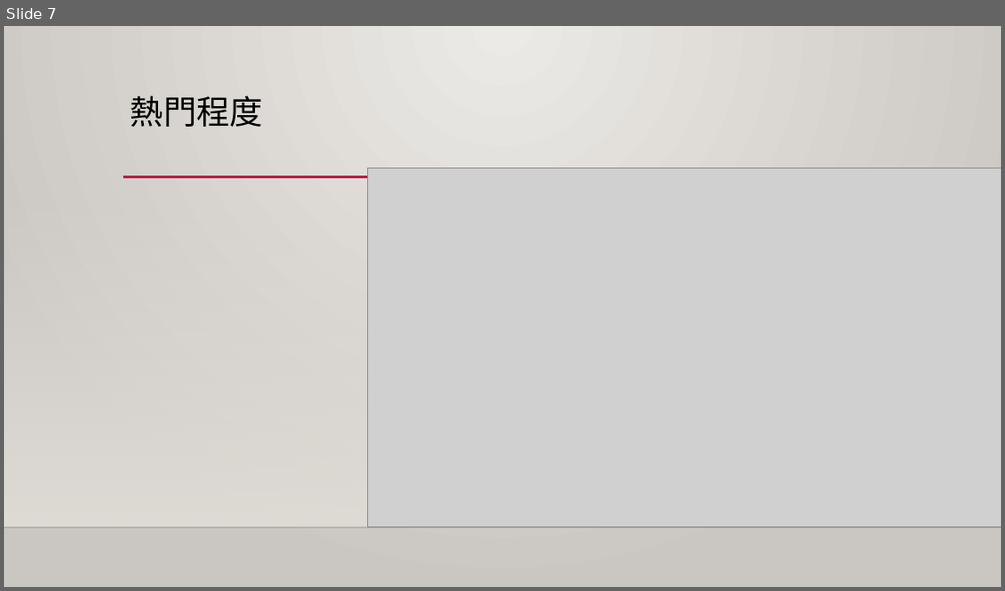
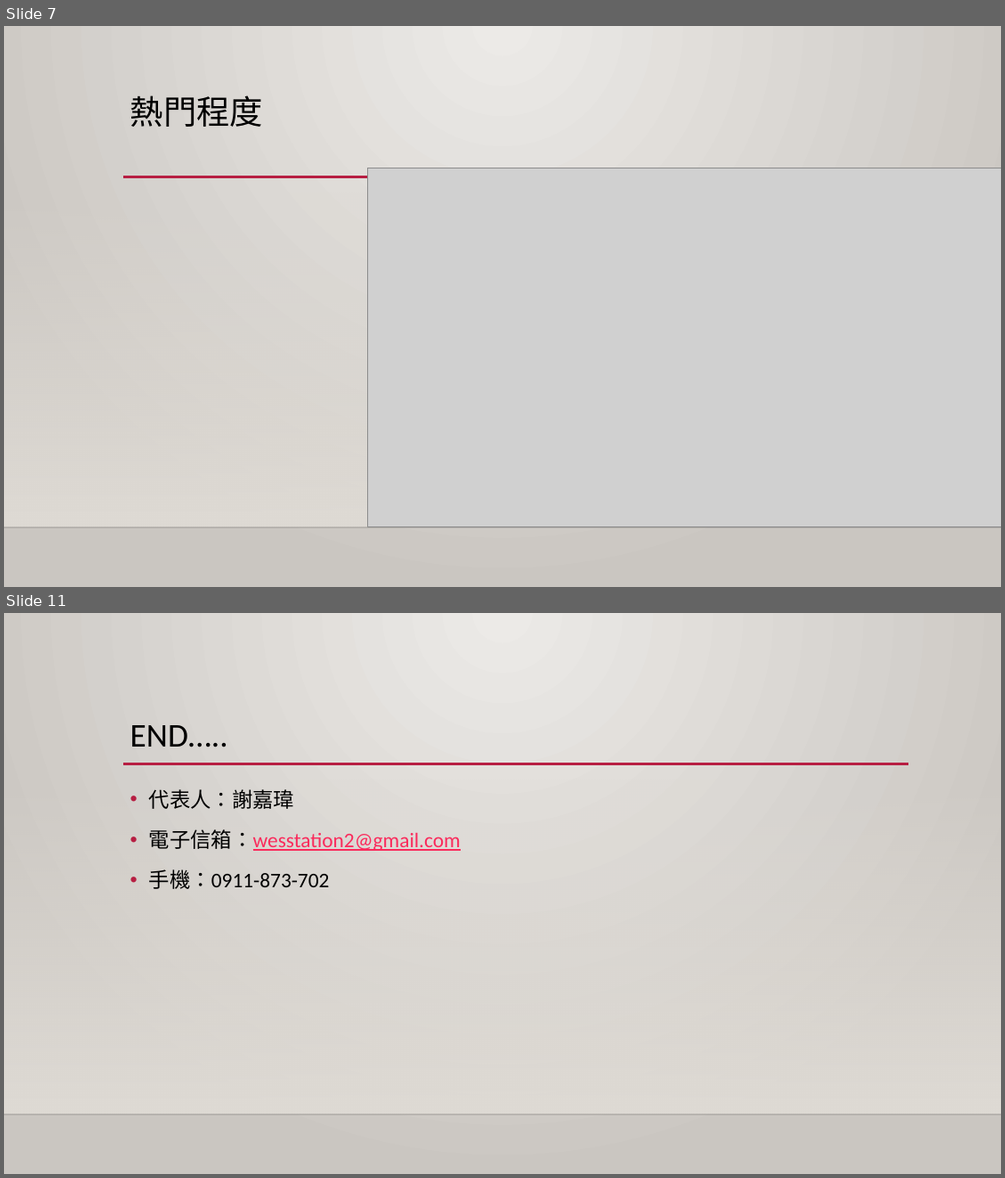
Before and after one commit to Jameswilson7788/TaipeiPapago, a slide deck: 北市啪啪走.pptx. Shown one above the other, each under a label of ours: slide 7 before the commit, slides 7 and 11 after it; the slides between them are not shown. The pictures are 1005x591 and 1005x1178 pixels, drawn with LibreOffice and Linux fonts; fonts in the diff are those of the drawing; grey boxes stand for pictures; background and template pictures are left out. Boxes give left, top, right and bottom in pixels: in the first picture for what was removed or moved away, otherwise in the second. Text is boxed around its words. In the diff, an @@ line names an element or a change of style, - is before the commit and + after.

```diff
--- a/北市啪啪走.pptx
+++ b/北市啪啪走.pptx
@@ slide 11 added at (4, 613, 1001, 1174), background gradient #ECEAE7 to #CAC7C1; not listed: 3 template elements that a slide beside it also shows @@
@@ title added at (130, 725, 228, 747), 32 pt, text #000000 @@
+END…..
@@ text added at (149, 789, 461, 889), 20 pt, text #000000 @@
+• 代表人：謝嘉瑋
+• 電子信箱：wesstation2@gmail.com
+• 手機：0911-873-702
```
Also in this commit, not shown: 3 other slides added, 1 slide removed, 2 other files.
